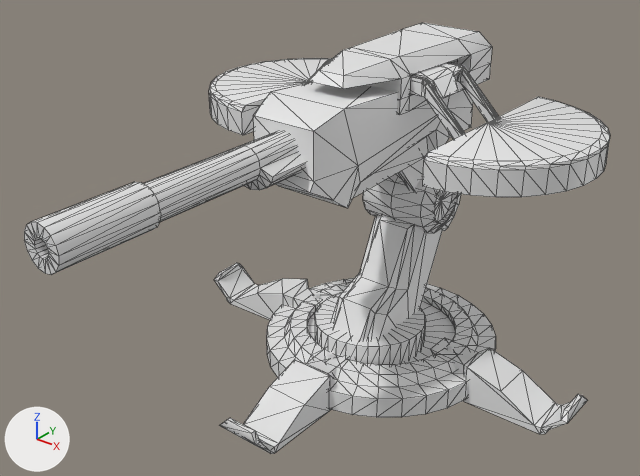
Before and after pictures for a commit that changed the glTF model meshes/turret.glb.
Both versions are drawn from a camera (50 mm lens) standing at (1.384, -2.065, 1.116) and looking at (0.02, -0.36, 0.059). The axes (+X, +Y, +Z) are drawn at lower left. The lights are the same throughout. Mesh edges are drawn as thin lines on the coarser meshes. Where no turn or scale is listed for an object, it has been applied to the vertices.

The older version as bpy lines, for what is in view:
```python
me_cylinder_001 = bpy.data.meshes.new('Cylinder.001')
me_cylinder_001.from_pydata(...)  # 102 vertices, 174 faces; spans x -0.682..0.68, y -0.678..0.07, z -0.014..0.109
me_cylinder_004 = bpy.data.meshes.new('Cylinder.004')
me_cylinder_004.from_pydata(...)  # 156 vertices, 304 faces; spans x -0.626..0.626, y -0.29..0.348, z 0.748..0.833
me_cylinder_008 = bpy.data.meshes.new('Cylinder.008')
me_cylinder_008.from_pydata(...)  # 144 vertices, 268 faces; spans x -0.422..0.422, y -0.076..0.123, z 0.77..0.948
me_cylinder_012 = bpy.data.meshes.new('Cylinder.012')
me_cylinder_012.from_pydata(...)  # 66 vertices, 128 faces; spans x -0.055..0.055, y -1.186..-0.925, z 0.772..0.883
ob_cylinder_001 = bpy.data.objects.new('Cylinder.001', me_cylinder_001)
ob_cylinder_001.location = (-0.008, -0.008, -0.485)
ob_cylinder_004 = bpy.data.objects.new('Cylinder.004', me_cylinder_004)
ob_cylinder_004.location = (-0.008, -0.008, -0.485)
ob_cylinder_008 = bpy.data.objects.new('Cylinder.008', me_cylinder_008)
ob_cylinder_008.location = (-0.008, -0.008, -0.485)
ob_cylinder_012 = bpy.data.objects.new('Cylinder.012', me_cylinder_012)
ob_cylinder_012.location = (-0.008, -0.008, -0.485)
# also in view: 'Cylinder.009' at (-0.008, 0.016, 0.441); 'Cylinder.006' at (0.0, -0.008, -0.228); 'Cylinder.010' at (-0.008, -0.698, 0.33); 'Cylinder.002' at (-0.008, -0.008, -0.437); 'Cylinder.011' at (-0.008, -0.088, 0.31)
```
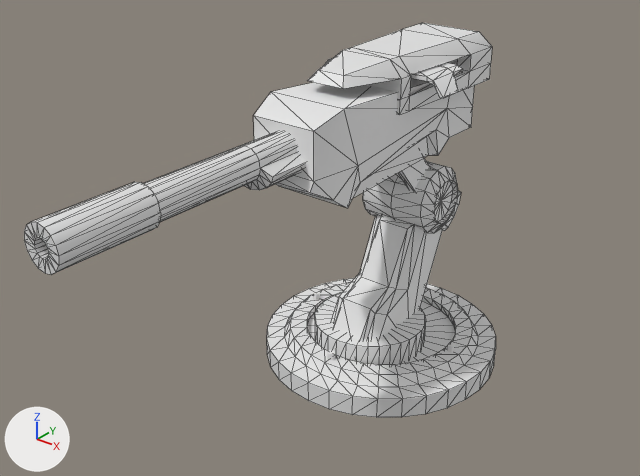
The edits, one by one:
Object 'Cylinder.001' (ob_cylinder_001) is deleted.
Object 'Cylinder.004' (ob_cylinder_004) is deleted.
Object 'Cylinder.008' (ob_cylinder_008) is deleted.

Changed parts and their boxes (x1, y1, x2, y2) in the pictures (640 x 476 px):
'Cylinder.004', deleted
    before: (209, 58, 610, 197)
'Cylinder.001', deleted
    before: (214, 263, 587, 454)
'Cylinder.008', deleted
    before: (305, 60, 499, 140)
